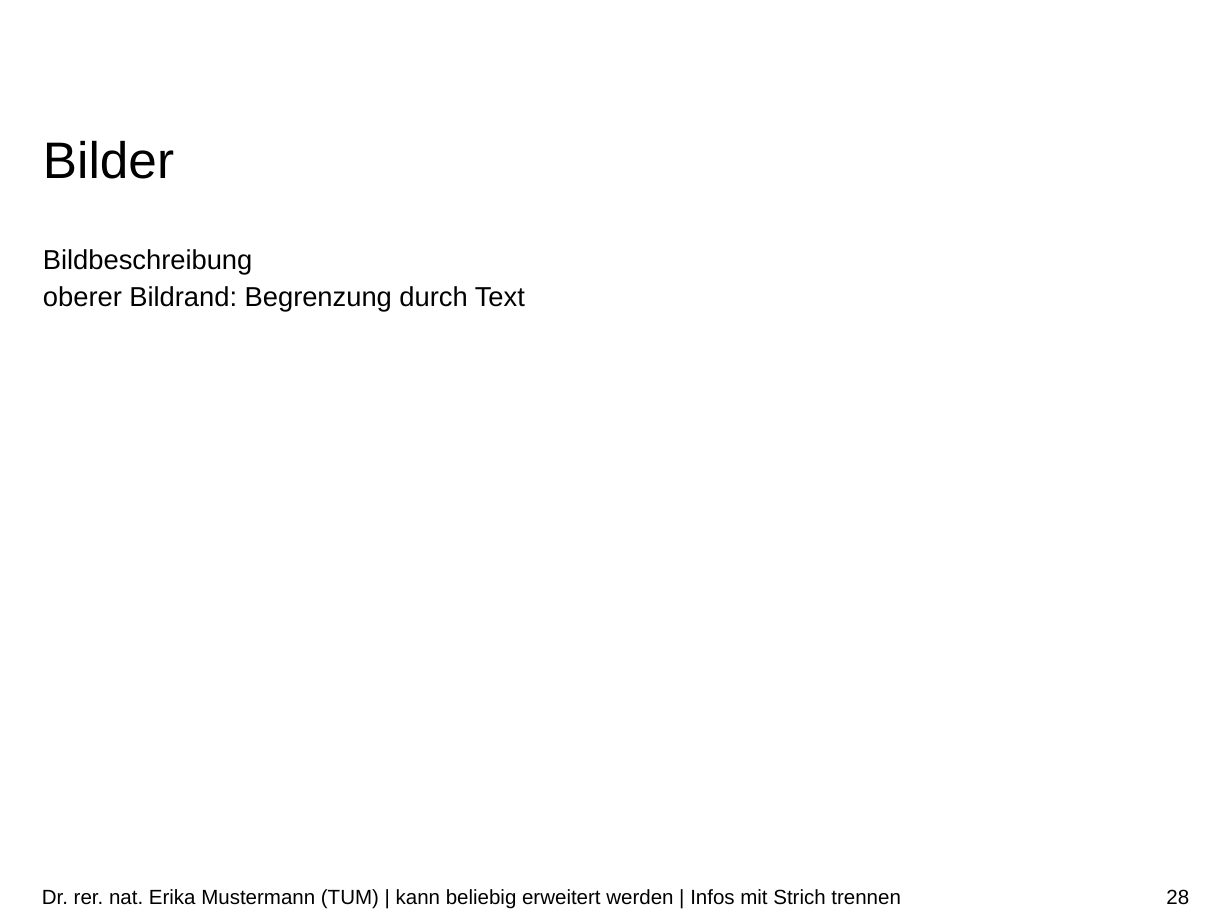
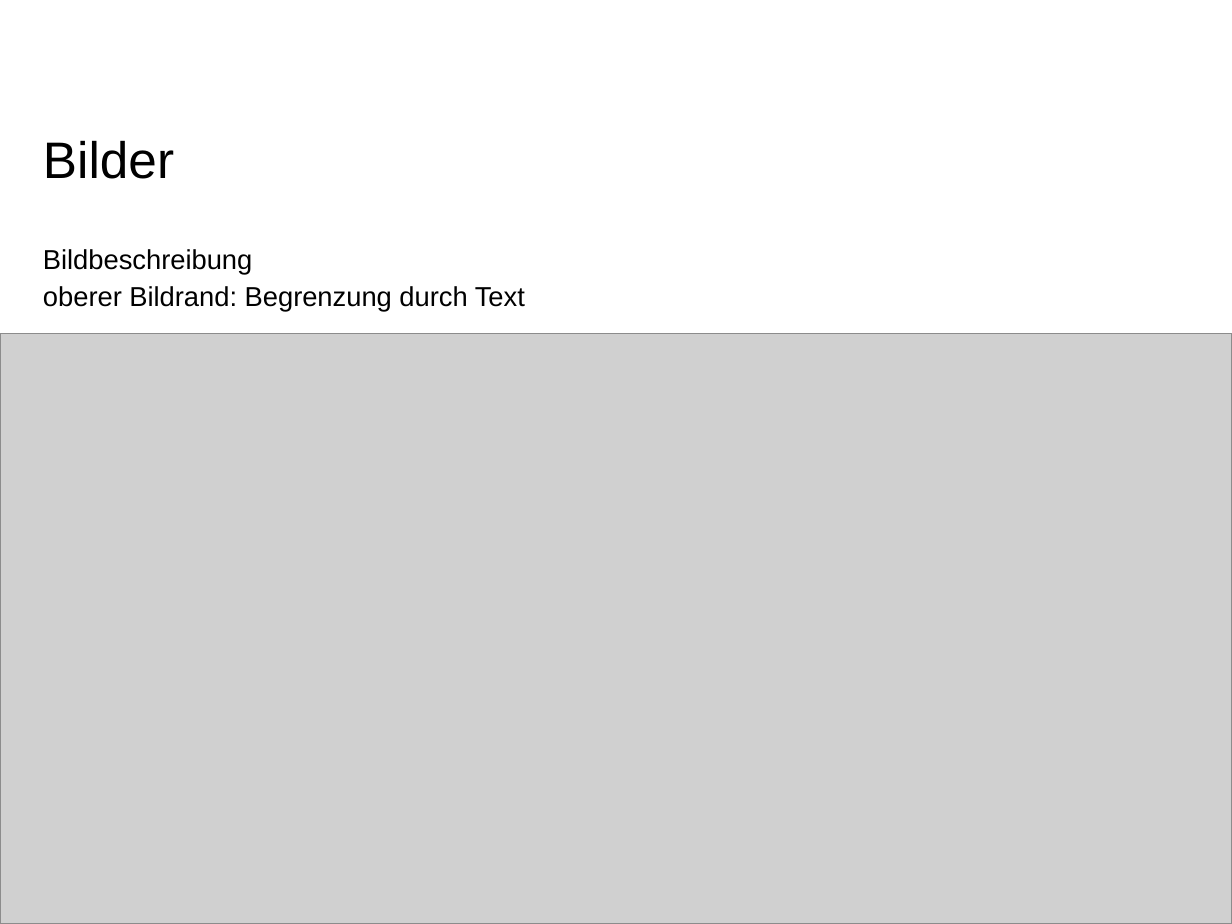
Before and after one commit to Tom-Huang/visual_navigation, a slide deck: slide 29 of Indirect Visual Odometry with Optical Flow.pptx (slide 28 before the commit). Drawn at 1232x924 pixels with LibreOffice and Linux fonts; fonts in the diff are those of the drawing; grey boxes stand for pictures; background and template pictures are left out. Boxes give left, top, right and bottom in pixels: in the first picture for what was removed or moved away, otherwise in the second. Text is boxed around its words. In the diff, an @@ line names an element or a change of style, - is before the commit and + after.

```diff
--- a/Indirect Visual Odometry with Optical Flow.pptx
+++ b/Indirect Visual Odometry with Optical Flow.pptx
@@ picture added at [0, 334, 1232, 924] @@
@@ text removed at [42, 889, 900, 909] @@
-Dr. rer. nat. Erika Mustermann (TUM) | kann beliebig erweitert werden | Infos mit Strich trennen
@@ page number removed at [1166, 889, 1189, 905] @@
-28
```
Also in this commit, not shown: 19 other slides changed, 2 slides added, 1 slide removed, 2 other files.
